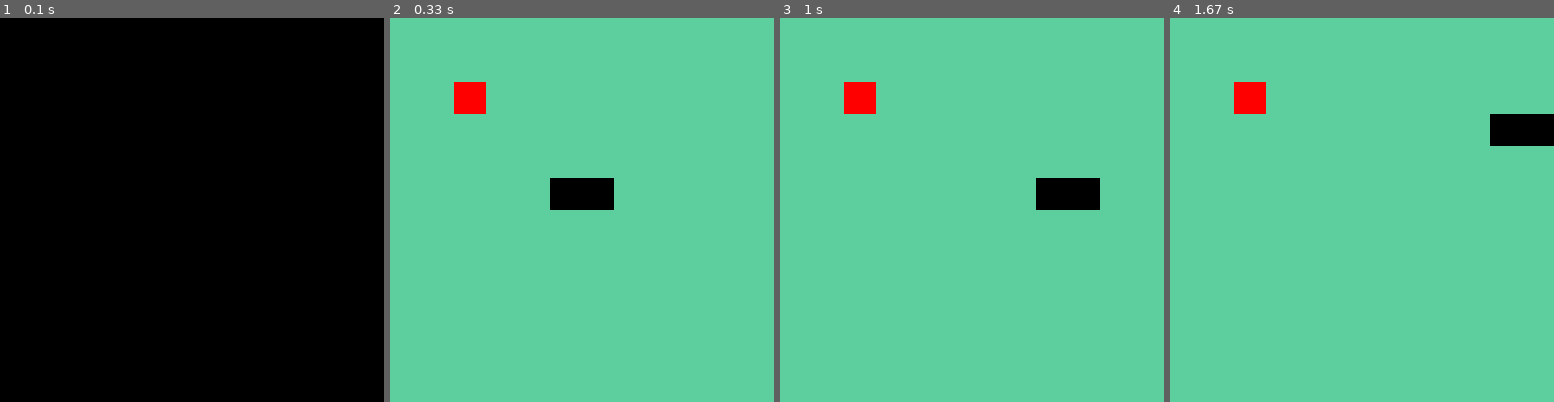
Above: before the commit, frames 1-4 (left to right).
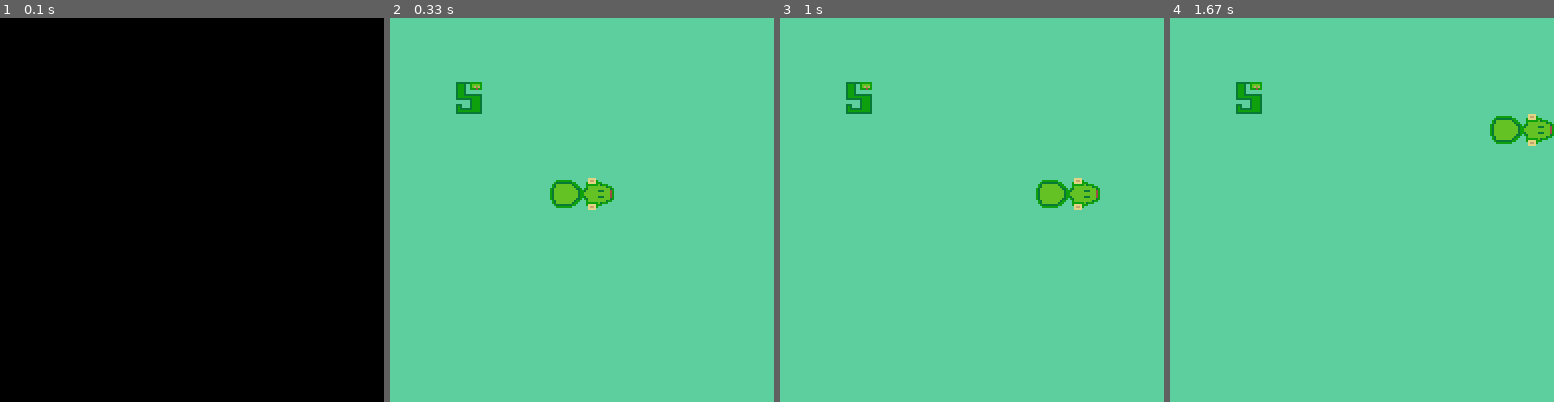
Above: after the commit, the same moments.

Repository: krzysztofzielinski94/pygame-snake-python
Game: pygame game, started from SnakeGame.py
Same seed, same stepped clock (60 frames per second), same inputs: the game is played once before the commit and once after it.
Inputs:
- Up to frame 1 (0.1 s): no input
- Up to frame 2 (0.33 s): no input
- Up to frame 3 (1 s): hold W from 0.83 s (still down)
- Up to frame 4 (1.67 s): release W at 1.3 s; hold D from 1.33 s (still down)

Frame 1 is identical in both runs. In frame 2, 2.1% of the frame differs, in the area x 16-59%, y 16-50%; in frame 3, 2.1%; in frame 4, 2.1%.

Commit message:
added graphics

Diff:
--- a/Food.py
+++ b/Food.py
@@ -1,8 +1,10 @@
 from GameObject import GameObject
+from random import randint
 
 class Food(GameObject):
     def __init__(self, x=2, y=2):
         super().__init__(x, y)
+        self.food_type = randint(0, 4)
 
     def __str__(self):
         return 'F'
--- a/GameBoard.py
+++ b/GameBoard.py
@@ -31,11 +31,11 @@
             print ('')
 
     def update_game_board(self, direction):
-        self.snake.update_position(direction)
+        self.snake.update_position(direction, self.size)
         if self.food.x == self.snake.x and self.food.y == self.snake.y:
             self.snake.update_length()
             # create new food
-            self.food = Food(6, 6)
+            self.food = Food(randint(0, self.size), randint(0, self.size))
 
         self.show_game_board()
 
--- a/Snake.py
+++ b/Snake.py
@@ -1,5 +1,4 @@
 from GameObject import GameObject
-
 
 class Snake(GameObject):
     def __init__(self, x, y):
@@ -11,18 +10,24 @@
             'LEFT'  : [0, -1]
         }
 
-        self.lenght = 1
+        self.lenght = 2
         self.body = [[self.x, self.y], [self.x, self.y]]
 
-    def update_position(self, direction):
+    def update_position(self, direction, size):
         del self.body[0]
-        self.x = (self.directions[direction][0] + self.x) % 12
-        self.y = (self.directions[direction][1] + self.y) % 12
+        self.x = (self.directions[direction][0] + self.x) % size
+        self.y = (self.directions[direction][1] + self.y) % size
         self.body.append([self.x, self.y])
 
     def update_length(self):
-        self.lenght +=1
+        self.lenght += 1
         self.body.append([self.x, self.y])
 
     def __str__(self):
         return 'S'
+
+    def body_part(self, x, y):
+        if [x, y] == self.body[self.lenght-1]:
+            return 'HEAD'
+        else:
+            return 'BODY'
--- a/SnakeGame.py
+++ b/SnakeGame.py
@@ -27,6 +27,33 @@
 icon = pygame.image.load('./assets/icon.png')
 pygame.display.set_icon(icon)
 
+# assets
+snake_assets = pygame.image.load('./assets/SnakeAssets.png')
+asset_rect = snake_assets.get_rect()
+
+def draw_snake(name, direction, x, y):
+    if name == 'HEAD' and direction == 'RIGHT':
+        screen.blit(snake_assets, (x, y), (0, 32, 32, 32))
+    elif name == 'BODY' and direction == 'RIGHT':
+        screen.blit(snake_assets, (x, y), (128, 0, 32, 32))
+    elif name == 'HEAD' and direction == 'LEFT':
+        screen.blit(snake_assets, (x, y), (96, 64, 32, 32))
+    elif name == 'BODY' and direction == 'LEFT':
+        screen.blit(snake_assets, (x, y), (64, 64, 32, 32))
+    elif name == 'HEAD' and direction == 'UP':
+        screen.blit(snake_assets, (x, y), (0, 64, 32, 32))
+    elif name == 'BODY' and direction == 'UP':
+        screen.blit(snake_assets, (x, y), (96, 32, 32, 32))
+    elif name == 'HEAD' and direction == 'DOWN':
+        screen.blit(snake_assets, (x, y), (32, 0, 32, 32))
+    elif name == 'BODY' and direction == 'DOWN':
+        screen.blit(snake_assets, (x, y), (0, 0, 32, 32))
+
+
+def draw_food(name, x, y):
+    if name == 'food':
+        screen.blit(snake_assets, (x, y), (32, 128, 32, 32))
+
 # colors
 BLACK = (0, 0, 0)
 RED = (255, 0, 0)
@@ -40,16 +67,19 @@
 game.start_game()
 board_size = game.get_board().get_board_size()
 
-def draw_board():
+
+def draw_board(snake_direction):
     for c in range(board_size):
         for r in range(board_size):
             cell_value = game.get_board().get_board_cell(c, r)
-            if cell_value == '#':
-                pygame.draw.rect(screen, DARK_GREEN, (r*SQUARE_SIZE, c*SQUARE_SIZE, SQUARE_SIZE, SQUARE_SIZE))
-            elif cell_value == 'S':
-                pygame.draw.rect(screen, BLACK, (r*SQUARE_SIZE, c*SQUARE_SIZE, SQUARE_SIZE, SQUARE_SIZE))
+            pygame.draw.rect(screen, DARK_GREEN, (r*SQUARE_SIZE, c*SQUARE_SIZE, SQUARE_SIZE, SQUARE_SIZE))
+            if cell_value == 'S':
+                cell_type = game.get_board().snake.body_part(c, r)
+                draw_snake(cell_type, snake_direction, r*SQUARE_SIZE, c*SQUARE_SIZE)
             elif cell_value == 'F':
-                pygame.draw.rect(screen, RED, (r*SQUARE_SIZE, c*SQUARE_SIZE, SQUARE_SIZE, SQUARE_SIZE))
+                draw_food('food', r*SQUARE_SIZE, c*SQUARE_SIZE)
+
+
 
     pygame.display.update()
 
@@ -65,8 +95,8 @@
     while delta > 1/max_tps:
         delta -= 1/max_tps
         game.update_game(snake_direction)
-        print (snake_direction)
-        draw_board()
+        print (' ')
+        draw_board(snake_direction)
 
 
     for event in pygame.event.get():
Empty file removed: AssetManager.py
Not shown, changed: README.md
Binary file added: assets/SnakeAssets.png
Not shown, changed: assets/Snake.piskel
